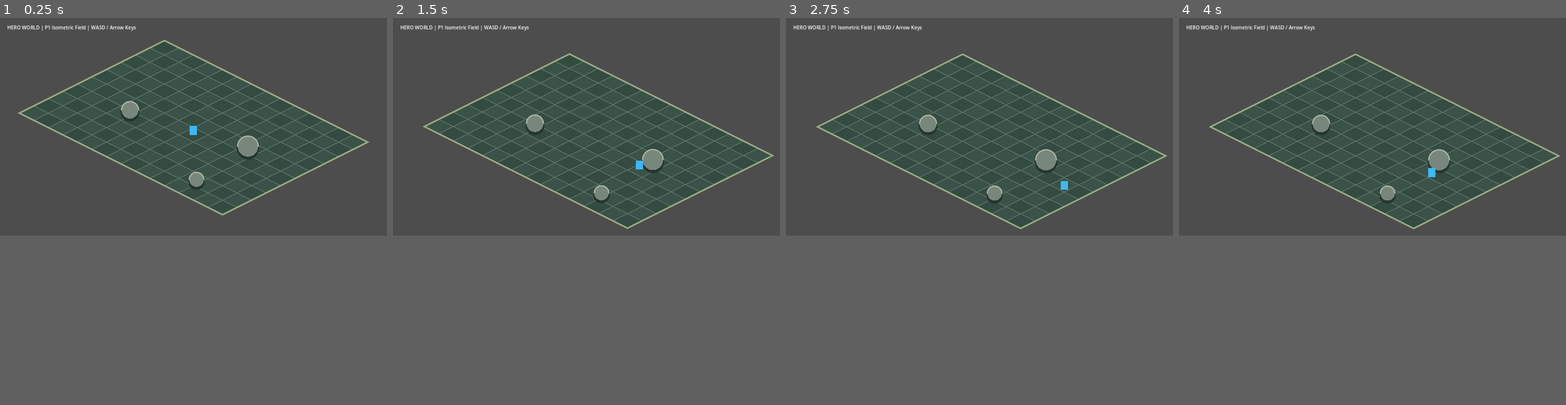
Above: before the commit, frames 1-4 (left to right).
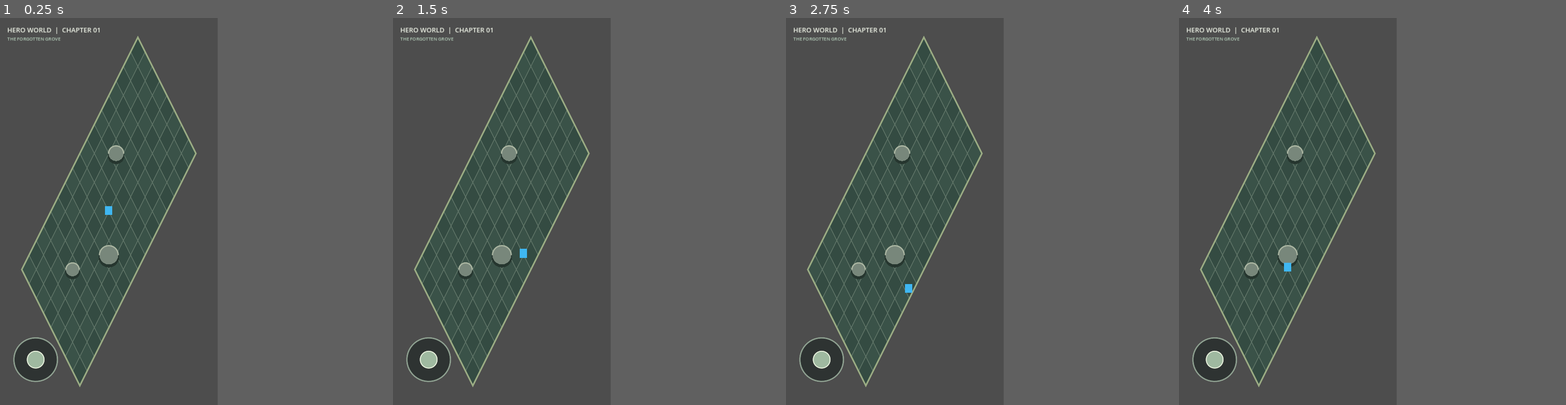
Above: after the commit, the same moments.

Repository: oneyi53/Legend53
Game: Godot game, scene res://scenes/boot/main.tscn
Same seed, same stepped clock (60 frames per second), same inputs: the game is played once before the commit and once after it.
Inputs (mouse positions are in pixels of both pictures, inside the frame that each line leads up to):
- Up to frame 1 (0.25 s): no input
- Up to frame 2 (1.5 s): move the mouse to (671, 114) at 0.52 s; hold D (move_right) 0.53-1.25 s; click (671, 114) at 0.67 s; drag from (509, 137) to (567, 168) at 1.27 s
- Up to frame 3 (2.75 s): tap Enter at 2 s; move the mouse to (1018, 79) at 2.02 s; hold D (move_right) from 2.03 s (still down); click (1018, 79) at 2.17 s
- Up to frame 4 (4 s): release D (move_right) at 2.75 s; drag from (1353, 168) to (1256, 95) at 2.77 s; tap Space at 3.5 s; move the mouse to (1488, 161) at 3.52 s; hold A (move_left) from 3.53 s (still down); click (1488, 161) at 3.67 s
In our replay, the window is 800x450 before the commit and 450x800 after it. These sizes can differ from the game's own. Grey fills any space a smaller window leaves; there, only what the larger window draws over its background counts as a difference.

The runs differ from the first frame. In frame 1, 19% of the frame differs, in the area x 1-96%, y 1-96%; in frame 2, 18%; in frame 3, 18%; in frame 4, 18%.

Commit message:
feat: pivot prototype to portrait mobile and add CI checks

Diff:
--- a/project.godot
+++ b/project.godot
@@ -1,19 +1,22 @@
-; HERO WORLD - Godot project baseline
-; Exact Godot 4.x patch version will be pinned after local editor verification.
+; HERO WORLD - portrait-first mobile project baseline
+; Target editor/runtime: Godot 4.7.2 stable.
 
 config_version=5
 
 [application]
 config/name="HERO WORLD"
-config/description="An original offline isometric squad RPG."
+config/description="An original offline portrait isometric squad RPG."
 run/main_scene="res://scenes/boot/main.tscn"
 
 [display]
-window/size/viewport_width=1280
-window/size/viewport_height=720
-window/size/window_width_override=1280
-window/size/window_height_override=720
+window/size/viewport_width=720
+window/size/viewport_height=1280
+window/size/window_width_override=720
+window/size/window_height_override=1280
+window/size/resizable=false
+window/handheld/orientation=1
 window/stretch/mode="canvas_items"
+window/stretch/aspect="expand"
 
 [input]
 move_left={
--- a/scenes/boot/main.tscn
+++ b/scenes/boot/main.tscn
@@ -1,7 +1,8 @@
-[gd_scene load_steps=4 format=3]
+[gd_scene load_steps=5 format=3]
 
 [ext_resource type="Script" path="res://scripts/player/player_controller.gd" id="1_player"]
 [ext_resource type="Script" path="res://scripts/world/isometric_world.gd" id="2_world"]
+[ext_resource type="Script" path="res://scripts/ui/touch_controls.gd" id="3_touch"]
 
 [sub_resource type="RectangleShape2D" id="RectangleShape2D_player"]
 size = Vector2(24, 24)
@@ -12,7 +13,7 @@
 script = ExtResource("2_world")
 
 [node name="Player" type="CharacterBody2D" parent="."]
-position = Vector2(640, 340)
+position = Vector2(360, 640)
 script = ExtResource("1_player")
 
 [node name="BodyVisual" type="Polygon2D" parent="Player"]
@@ -25,17 +26,38 @@
 [node name="Camera2D" type="Camera2D" parent="Player"]
 position_smoothing_enabled = true
 position_smoothing_speed = 5.0
-limit_left = 40
-limit_top = 20
-limit_right = 1240
-limit_bottom = 640
+limit_left = 0
+limit_top = 0
+limit_right = 720
+limit_bottom = 1280
 limit_smoothed = true
 
 [node name="HUD" type="CanvasLayer" parent="."]
 
 [node name="Status" type="Label" parent="HUD"]
 offset_left = 24.0
-offset_top = 20.0
-offset_right = 1100.0
-offset_bottom = 60.0
-text = "HERO WORLD | P1 Isometric Field | WASD / Arrow Keys"
+offset_top = 24.0
+offset_right = 696.0
+offset_bottom = 76.0
+theme_override_colors/font_color = Color(0.94, 0.96, 0.91, 1)
+theme_override_font_sizes/font_size = 22
+text = "HERO WORLD  |  CHAPTER 01"
+
+[node name="SubStatus" type="Label" parent="HUD"]
+offset_left = 24.0
+offset_top = 58.0
+offset_right = 696.0
+offset_bottom = 92.0
+theme_override_colors/font_color = Color(0.72, 0.82, 0.74, 1)
+theme_override_font_sizes/font_size = 15
+text = "THE FORGOTTEN GROVE"
+
+[node name="TouchControls" type="Control" parent="HUD"]
+layout_mode = 3
+anchors_preset = 15
+anchor_right = 1.0
+anchor_bottom = 1.0
+grow_horizontal = 2
+grow_vertical = 2
+mouse_filter = 2
+script = ExtResource("3_touch")
--- a/scripts/player/player_controller.gd
+++ b/scripts/player/player_controller.gd
@@ -1,18 +1,19 @@
 extends CharacterBody2D
 
-## P1: eight-way input mapped onto a 2:1 isometric ground plane.
+## P1 portrait movement. Keyboard and virtual joystick both feed the same actions.
 
 @export var move_speed: float = 220.0
 
 func _physics_process(_delta: float) -> void:
     var input_vector := Input.get_vector("move_left", "move_right", "move_up", "move_down")
-    var isometric_direction := Vector2(
-        input_vector.x - input_vector.y,
-        (input_vector.x + input_vector.y) * 0.5
+    # The map's isometric axes are rotated for a portrait field.
+    var screen_direction := Vector2(
+        (input_vector.x - input_vector.y) * 0.5,
+        input_vector.x + input_vector.y
     )
 
-    if isometric_direction.length_squared() > 1.0:
-        isometric_direction = isometric_direction.normalized()
+    if screen_direction.length_squared() > 1.0:
+        screen_direction = screen_direction.normalized()
 
-    velocity = isometric_direction * move_speed
+    velocity = screen_direction * move_speed
     move_and_slide()
--- /dev/null
+++ b/scripts/ui/touch_controls.gd
@@ -0,0 +1,90 @@
+extends Control
+
+## Minimal virtual joystick for portrait mobile play.
+## Mouse emulation is included so the same control can be tested on desktop.
+
+const JOYSTICK_RADIUS: float = 72.0
+const DEAD_ZONE: float = 0.16
+const JOYSTICK_MARGIN := Vector2(118.0, 150.0)
+
+var _touch_index: int = -1
+var _mouse_active: bool = false
+var _stick := Vector2.ZERO
+
+func _ready() -> void:
+    mouse_filter = Control.MOUSE_FILTER_IGNORE
+    queue_redraw()
+
+func _joystick_center() -> Vector2:
+    var viewport_size := get_viewport_rect().size
+    return Vector2(JOYSTICK_MARGIN.x, viewport_size.y - JOYSTICK_MARGIN.y)
+
+func _input(event: InputEvent) -> void:
+    var center := _joystick_center()
+
+    if event is InputEventScreenTouch:
+        if event.pressed and event.position.distance_to(center) <= JOYSTICK_RADIUS * 1.8 and _touch_index == -1:
+            _touch_index = event.index
+            _update_stick(event.position - center)
+        elif not event.pressed and event.index == _touch_index:
+            _touch_index = -1
+            _clear_stick()
+    elif event is InputEventScreenDrag and event.index == _touch_index:
+        _update_stick(event.position - center)
+    elif event is InputEventMouseButton and event.button_index == MOUSE_BUTTON_LEFT:
+        if event.pressed and event.position.distance_to(center) <= JOYSTICK_RADIUS * 1.8:
+            _mouse_active = true
+            _update_stick(event.position - center)
+        elif not event.pressed and _mouse_active:
+            _mouse_active = false
+            _clear_stick()
+    elif event is InputEventMouseMotion and _mouse_active:
+        _update_stick(event.position - center)
+
+func _update_stick(offset: Vector2) -> void:
+    var screen_stick := offset.limit_length(JOYSTICK_RADIUS) / JOYSTICK_RADIUS
+    # Convert screen-space joystick direction back to the map's isometric axes.
+    _stick = Vector2(
+        screen_stick.x + screen_stick.y * 0.5,
+        -screen_stick.x + screen_stick.y * 0.5
+    )
+    _apply_actions()
+    queue_redraw()
+
+func _apply_actions() -> void:
+    _set_action("move_left", _stick.x < -DEAD_ZONE)
+    _set_action("move_right", _stick.x > DEAD_ZONE)
+    _set_action("move_up", _stick.y < -DEAD_ZONE)
+    _set_action("move_down", _stick.y > DEAD_ZONE)
+
+func _set_action(action_name: String, pressed: bool) -> void:
+    if pressed:
+        Input.action_press(action_name)
+    else:
+        Input.action_release(action_name)
+
+func _clear_stick() -> void:
+    _stick = Vector2.ZERO
+    Input.action_release("move_left")
+    Input.action_release("move_right")
+    Input.action_release("move_up")
+    Input.action_release("move_down")
+    queue_redraw()
+
+func _draw() -> void:
+    var center := _joystick_center()
+    draw_circle(center, JOYSTICK_RADIUS, Color(0.05, 0.09, 0.08, 0.48))
+    draw_arc(center, JOYSTICK_RADIUS, 0.0, TAU, 48, Color(0.75, 0.86, 0.76, 0.62), 3.0, true)
+
+    var screen_stick := Vector2.ZERO
+    if _stick.length_squared() > 0.0:
+        screen_stick = Vector2(
+            (_stick.x - _stick.y) * 0.5,
+            _stick.x + _stick.y
+        ).normalized() * JOYSTICK_RADIUS * 0.58
+
+    draw_circle(center + screen_stick, 28.0, Color(0.72, 0.84, 0.72, 0.82))
+    draw_arc(center + screen_stick, 28.0, 0.0, TAU, 32, Color(0.95, 0.98, 0.9, 0.9), 2.0, true)
+
+func _exit_tree() -> void:
+    _clear_stick()
--- a/scripts/world/isometric_world.gd
+++ b/scripts/world/isometric_world.gd
@@ -1,13 +1,12 @@
 extends Node2D
 
-## A lightweight, code-drawn isometric test field.
-## Geometry is generated at runtime so the prototype needs no external art assets.
+## Portrait-oriented, code-drawn isometric field. No external art assets required.
 
-const GRID_WIDTH: int = 14
-const GRID_HEIGHT: int = 10
+const GRID_WIDTH: int = 8
+const GRID_HEIGHT: int = 16
 const TILE_WIDTH: float = 96.0
 const TILE_HEIGHT: float = 48.0
-const GRID_ORIGIN := Vector2(544.0, 40.0)
+const GRID_ORIGIN := Vector2(456.0, 64.0)
 
 const FLOOR_A := Color("#344b42")
 const FLOOR_B := Color("#3a5248")
@@ -16,27 +15,29 @@
 
 func _ready() -> void:
     _create_boundary()
-    _create_obstacle(Vector2(430.0, 270.0), 28.0)
-    _create_obstacle(Vector2(820.0, 390.0), 34.0)
-    _create_obstacle(Vector2(650.0, 500.0), 24.0)
+    _create_obstacle(_iso_point(2.5, 5.5), 25.0)
+    _create_obstacle(_iso_point(5.5, 9.5), 31.0)
+    _create_obstacle(_iso_point(3.5, 12.5), 22.0)
     queue_redraw()
 
 func _iso_point(grid_x: float, grid_y: float) -> Vector2:
+    # Rotated 90 degrees from the usual wide isometric projection.
     return GRID_ORIGIN + Vector2(
-        (grid_x - grid_y) * TILE_WIDTH * 0.5,
-        (grid_x + grid_y) * TILE_HEIGHT * 0.5
+        (grid_x - grid_y) * TILE_HEIGHT * 0.5,
+        (grid_x + grid_y) * TILE_WIDTH * 0.5
     )
 
 func _draw() -> void:
     for y in range(GRID_HEIGHT):
         for x in range(GRID_WIDTH):
             var center := _iso_point(float(x) + 0.5, float(y) + 0.5)
-            var half := Vector2(TILE_WIDTH * 0.5, TILE_HEIGHT * 0.5)
+            var half_width := TILE_HEIGHT * 0.5
+            var half_height := TILE_WIDTH * 0.5
             var diamond := PackedVector2Array([
-                center + Vector2(0.0, -half.y),
-                center + Vector2(half.x, 0.0),
-                center + Vector2(0.0, half.y),
-                center + Vector2(-half.x, 0.0)
+                center + Vector2(0.0, -half_height),
+                center + Vector2(half_width, 0.0),
+                center + Vector2(0.0, half_height),
+                center + Vector2(-half_width, 0.0)
             ])
             var tile_color := FLOOR_A if (x + y) % 2 == 0 else FLOOR_B
             draw_colored_polygon(diamond, tile_color)
@@ -56,10 +57,9 @@
     ])
     draw_polyline(corners, EDGE_COLOR, 4.0, true)
 
-    # Simple stylized stones matching the circular collision areas.
-    _draw_stone(Vector2(430.0, 270.0), 28.0)
-    _draw_stone(Vector2(820.0, 390.0), 34.0)
-    _draw_stone(Vector2(650.0, 500.0), 24.0)
+    _draw_stone(_iso_point(2.5, 5.5), 25.0)
+    _draw_stone(_iso_point(5.5, 9.5), 31.0)
+    _draw_stone(_iso_point(3.5, 12.5), 22.0)
 
 func _draw_stone(center: Vector2, radius: float) -> void:
     draw_circle(center + Vector2(0.0, 7.0), radius + 3.0, Color("#26362f"))
Not shown, changed: docs/ROADMAP.md
